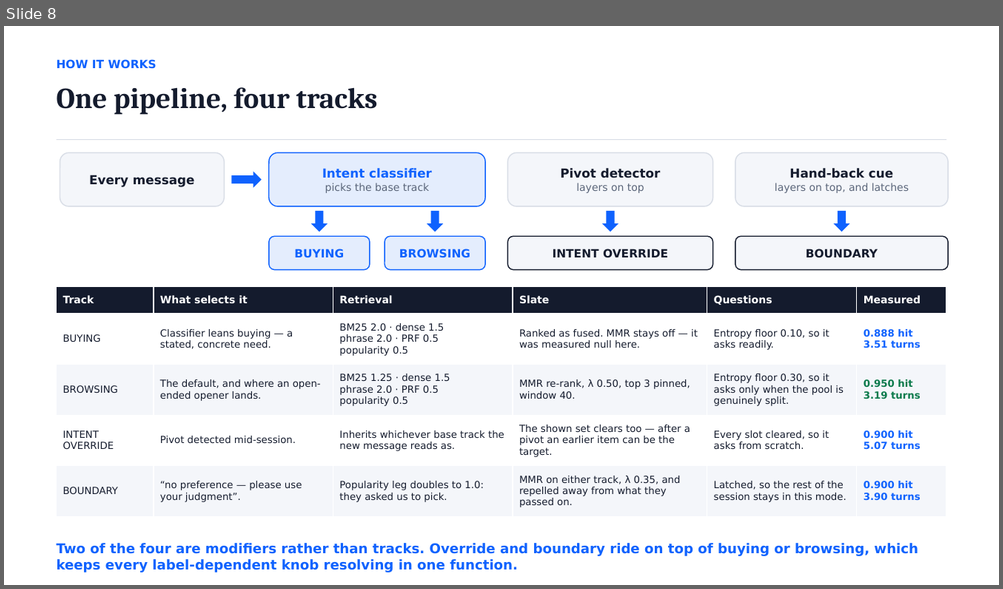
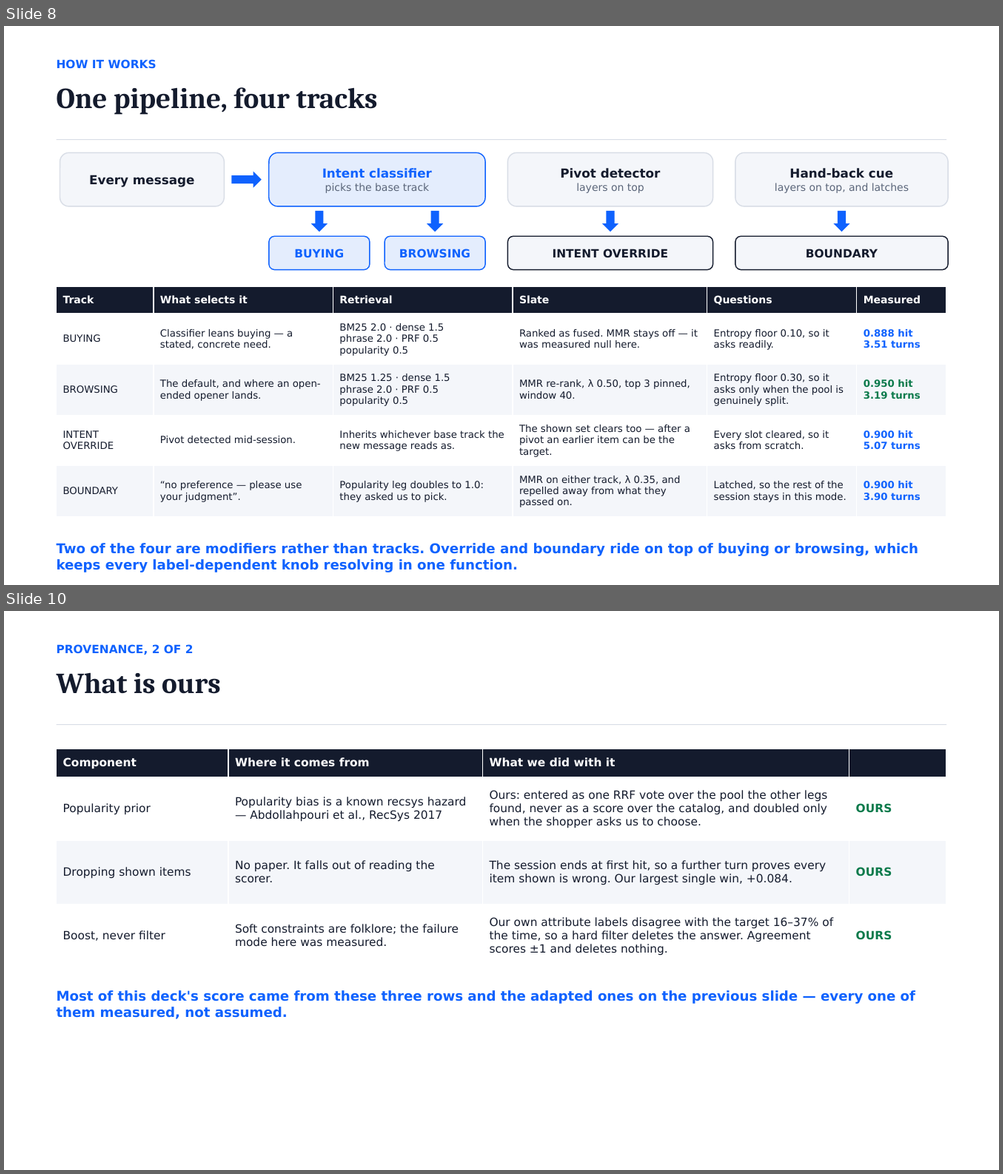
Before and after one commit to kxphan05/Spider-Rank, a slide deck: dist/techjam_track4.pptx. Shown one above the other, each under a label of ours: slide 8 before the commit, slides 8 and 10 after it; the slides between them are not shown. The pictures are 1003x589 and 1003x1174 pixels, drawn with LibreOffice and Linux fonts; fonts in the diff are those of the drawing. Boxes give left, top, right and bottom in pixels: in the first picture for what was removed or moved away, otherwise in the second. Text is boxed around its words. In the diff, an @@ line names an element or a change of style, - is before the commit and + after.

```diff
--- a/dist/techjam_track4.pptx
+++ b/dist/techjam_track4.pptx
@@ slide 10 added at [4,611,999,1170], background #FFFFFF @@
@@ text added at [57,644,193,655], 11 pt, text #0F62FE, bold @@
+PROVENANCE, 2 OF 2
@@ text added at [57,672,221,694], 28 pt, text #141B2D, bold @@
+What is ours
@@ rectangle added at [57,724,946,725], fill #D8DDE6 @@
@@ table added at [57,749,946,966], 4 rows, 4 columns @@
+Component | Where it comes from | What we did with it | 
+Popularity prior | Popularity bias is a known recsys hazard — Abdollahpouri et al., RecSys 2017 | Ours: entered as one RRF vote over the pool the other legs found, never as a score over the catalog, and doubled only when the shopper asks us to choose. | OURS
+Dropping shown items | No paper. It falls out of reading the scorer. | The session ends at first hit, so a further turn proves every item shown is wrong. Our largest single win, +0.084. | OURS
+Boost, never filter | Soft constraints are folklore; the failure mode here was measured. | Our own attribute labels disagree with the target 16–37% of the time, so a hard filter deletes the answer. Agreement scores ±1 and deletes nothing. | OURS
@@ text added at [57,991,915,1019], 13 pt, text #0F62FE, bold @@
+Most of this deck's score came from these three rows and the adapted ones on the previous slide — every one of them measured, not assumed.
```
Also in this commit, not shown: 1 slide changed, 2 other slides added, 1 other file.
